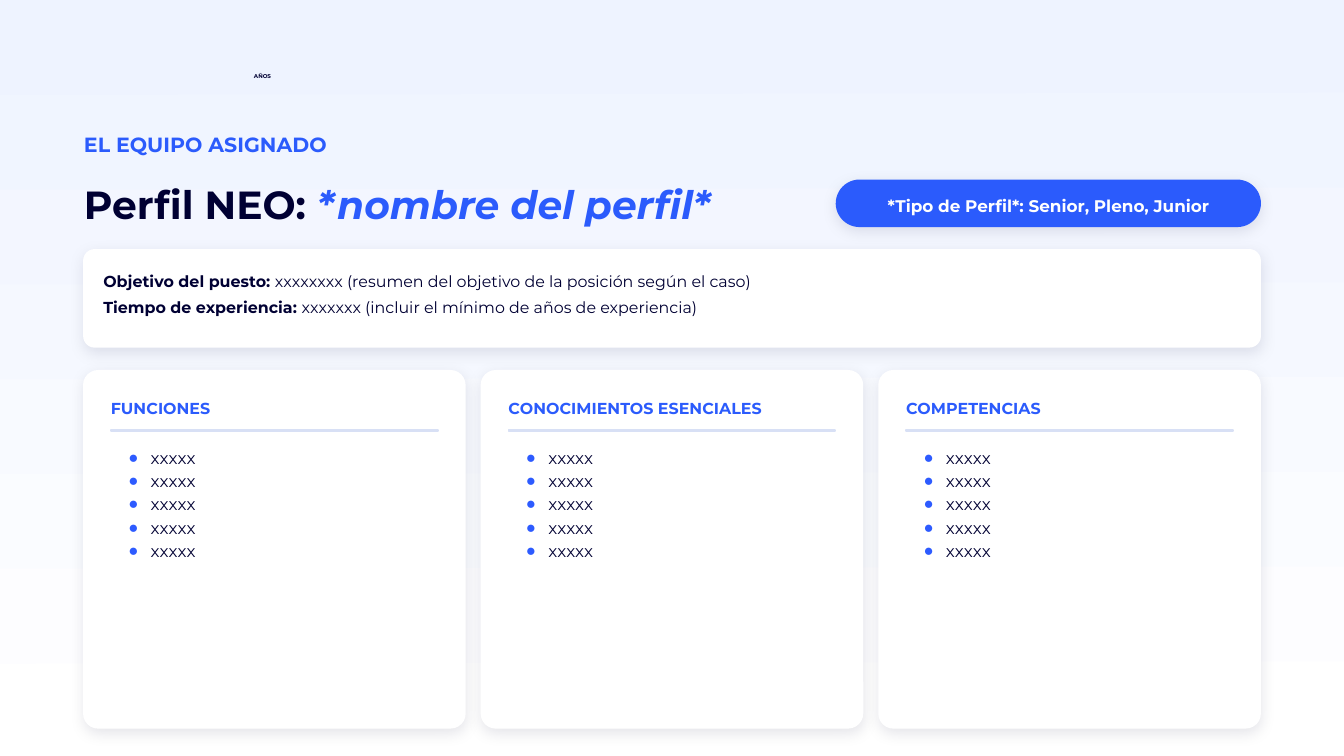
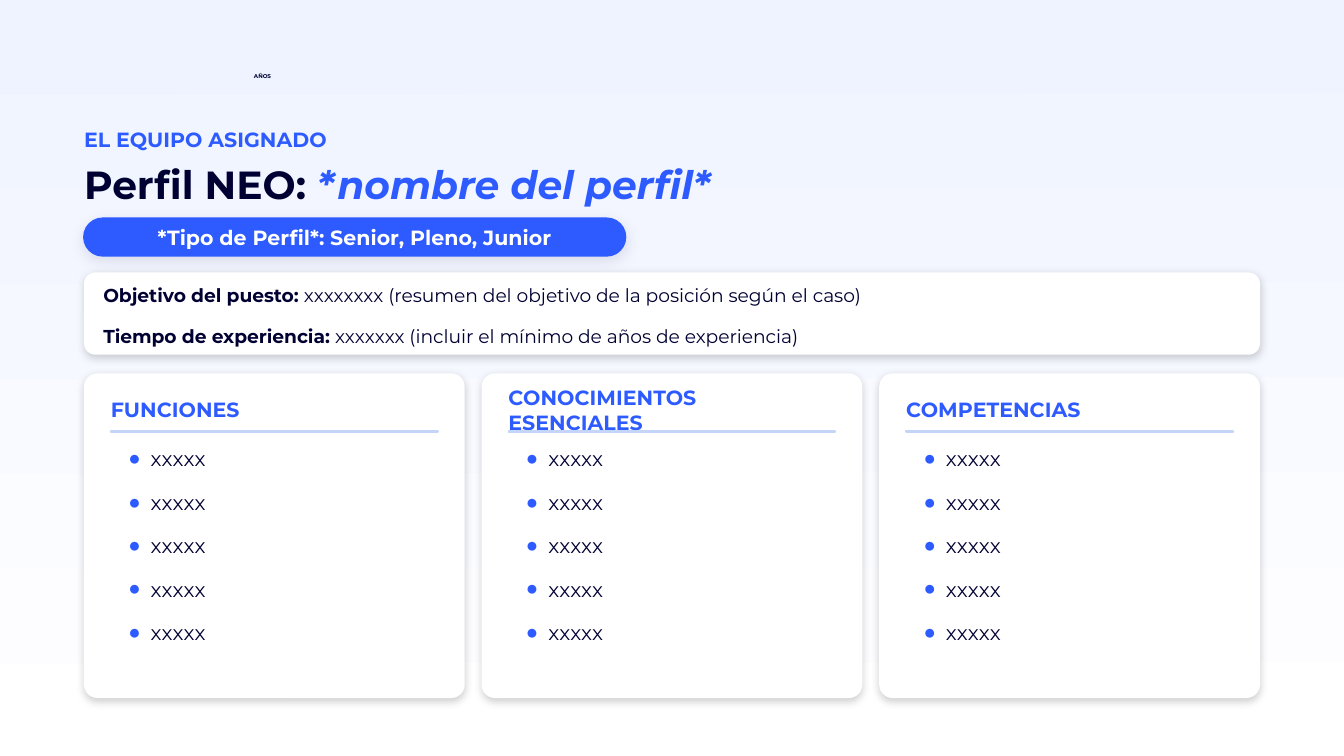
Before and after one commit to miguelchumacero/plantilla-base-deck, a slide deck: slide 10 of plantilla-base-neo-talents.pptx. Drawn at 1344x756 pixels with LibreOffice and Linux fonts; fonts in the diff are those of the drawing; background and template pictures are left out. Boxes give left, top, right and bottom in pixels: in the first picture for what was removed or moved away, otherwise in the second. Text is boxed around its words. In the diff, an @@ line names an element or a change of style, - is before the commit and + after.

```diff
--- a/plantilla-base-neo-talents.pptx
+++ b/plantilla-base-neo-talents.pptx
@@ text "EL EQUIPO ASIGNADO" at [84, 132, 326, 151]: text colour #2B5BFC to #2D5BFF @@
@@ text "Perfil NEO: *nombre del perfil*": place and size @@
-text "Perfil NEO: *nombre del perfil*" at [84, 188, 710, 227]
+text "Perfil NEO: *nombre del perfil*" at [84, 168, 710, 207]
@@ text "Perfil NEO: *nombre del perfil*" at [84, 168, 710, 207]: text colour #2B5BFC to #2D5BFF in "*nombre del perfil*" @@
@@ rounded rectangle removed at [837, 180, 1261, 226] @@
@@ text "*Tipo de Perfil*: Senior, Pleno, ...": place and size @@
-text "*Tipo de Perfil*: Senior, Pleno, ..." at [888, 199, 1210, 216]
+text "*Tipo de Perfil*: Senior, Pleno, ..." at [158, 229, 551, 249]
@@ text "*Tipo de Perfil*: Senior, Pleno, ..." at [158, 229, 551, 249]: size 9 to 11 pt @@
@@ rounded rectangle added at [83, 218, 625, 255], fill #2D5BFF, outline #2D5BFF 1 pt @@
@@ rounded rectangle: place and size @@
-rounded rectangle at [83, 250, 1259, 347]
+rounded rectangle at [83, 273, 1259, 355]
@@ text "Objetivo del puesto: xxxxxxxx (resumen ...": place and size @@
-text "Objetivo del puesto: xxxxxxxx (resumen ..." at [103, 274, 751, 316]
+text "Objetivo del puesto: xxxxxxxx (resumen ..." at [103, 287, 861, 347]
@@ text "Objetivo del puesto: xxxxxxxx (resumen ..." at [103, 287, 861, 347]: size 8.5 to 10 pt; line spacing 1.35 to 1; more space between paragraphs @@
@@ rounded rectangle: place and size @@
-rounded rectangle at [83, 371, 464, 727]
+rounded rectangle at [83, 374, 464, 699]
@@ rounded rectangle: place and size @@
-rounded rectangle at [481, 371, 862, 727]
+rounded rectangle at [481, 374, 862, 699]
@@ outline #FFFFFF 1 pt to none; shadow changed; proportions changed in 4 elements at [83, 273, 1259, 355], [83, 374, 464, 699], [481, 374, 862, 699], [879, 374, 1259, 699] @@
@@ rounded rectangle: place and size @@
-rounded rectangle at [879, 371, 1259, 727]
+rounded rectangle at [879, 374, 1259, 699]
@@ size 8.5 to 11 pt, text colour #2B5BFC to #2D5BFF in 3 elements at [111, 402, 240, 418], [508, 390, 696, 433], [906, 402, 1080, 418] @@
@@ size 9 to 11 pt; line spacing 1.15 to 1; more space between paragraphs in 3 elements at [151, 455, 206, 640], [946, 455, 1001, 640], [548, 455, 603, 640] @@
@@ fill #D8E0F5 to #C5D5F7; outline #D8E0F5 1 pt to #C5D5F7 1 pt in 3 elements at [110, 431, 437, 433], [508, 431, 835, 433], [906, 431, 1232, 433] @@
```
Also in this commit, not shown: 17 other slides changed, 2 slides removed, 2 other files.
